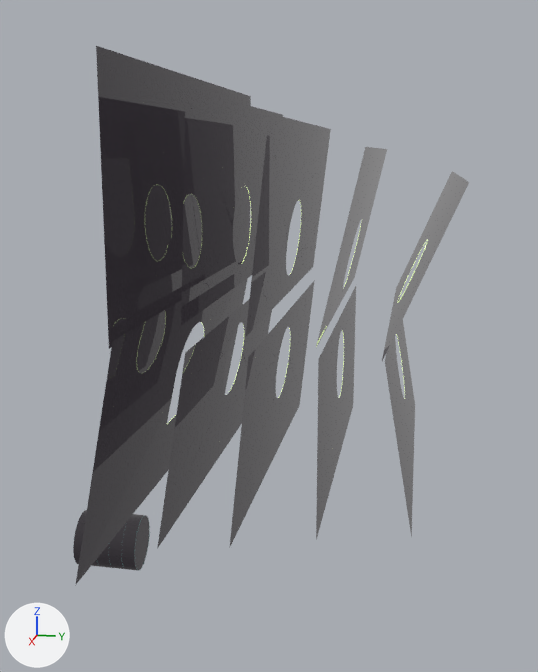
One commit to the glTF model scroll2/models/P/Tube4.glb: the scene before it, then after it.
One viewpoint serves both versions: a 50 mm lens placed at (15.59, 4.12, 3.8), pointed at (-0.2, 0.96, -0.15). Every picture has the same lights, and +X, +Y and +Z are marked at lower left. Where no turn or scale is listed for an object, it has been applied to the vertices. Vertices at the same position are counted once.

Script lines for the objects in view, before the commit:
```python
ob_cylinder = bpy.data.objects.new('Cylinder', me_cylinder)
ob_cylinder.location = (0.75, -2.54, -5.0)
ob_plane = bpy.data.objects.new('Plane', me_plane)
ob_plane.location = (0.0, -0.5, 2.73)
ob_plane.rotation_euler = (1.571, 0.0, 0.0)  # degrees (90, 0, 0)
ob_plane_005 = bpy.data.objects.new('Plane.005', me_plane_003)
ob_plane_005.location = (0.0, 0.2, -0.74)
ob_plane_005.rotation_euler = (-1.404, 0.00285, -3.141)  # degrees (-80, 0.2, -180)
ob_plane_005.scale = (0.832, 0.832, 1.16)
ob_plane_006 = bpy.data.objects.new('Plane.006', me_plane_003)
ob_plane_006.location = (0.0, 1.32, -0.76)
ob_plane_006.rotation_euler = (-1.468, 0.00285, -3.141)  # degrees (-84, 0.2, -180)
ob_plane_006.scale = (0.797, 0.797, 1.11)
ob_plane_007 = bpy.data.objects.new('Plane.007', me_plane_003)
ob_plane_007.location = (0.0, 2.59, -0.72)
ob_plane_007.rotation_euler = (1.567, 3.139, 0.000621)  # degrees (90, 180, 0)
ob_plane_007.scale = (0.744, 0.744, 1.04)
ob_plane_008 = bpy.data.objects.new('Plane.008', me_plane_003)
ob_plane_008.location = (0.0, 3.87, -0.68)
ob_plane_008.rotation_euler = (1.389, 3.139, 0.000621)  # degrees (80, 180, 0)
ob_plane_008.scale = (0.721, 0.712, 0.993)
ob_plane_009 = bpy.data.objects.new('Plane.009', me_plane)
ob_plane_009.location = (0.0, -0.85, -0.95)
ob_plane_009.rotation_euler = (-1.356, 0.00285, -3.141)  # degrees (-78, 0.2, -180)
# also in view: 'Plane.004' at (0.0, 2.89, 2.27); 'Plane.002' at (0.0, 1.6, 2.62); 'Plane.001' at (0.0, 4.23, 1.9); 'Plane.003' at (0.0, 0.45, 2.9)
```
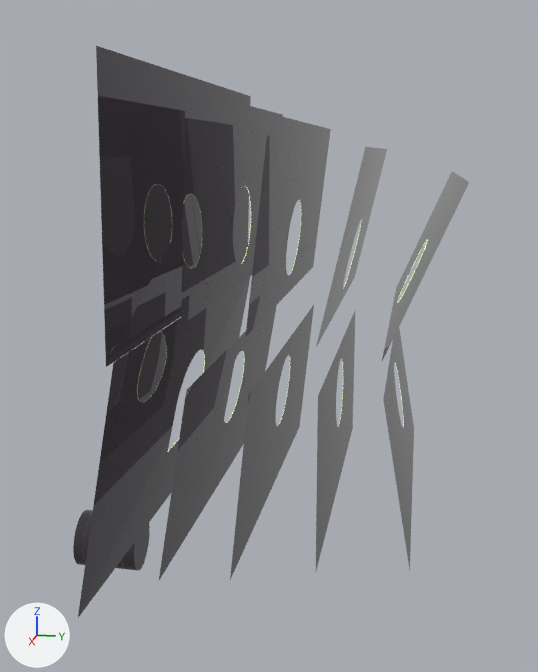
Where the change shows, as pixel boxes (x1, y1, x2, y2) in the pictures (538 x 672 px; the box of a moved part takes in the faces that stretch with it):
'Plane', reshaped: before (96, 46, 251, 349); after (96, 46, 251, 367)
'Plane.009', reshaped, moved (12% taller): before (76, 278, 248, 584); after (78, 276, 251, 618)
'Plane.005', moved: before (157, 300, 272, 549); after (159, 305, 277, 580)
'Plane.006', moved: before (230, 280, 315, 546); after (230, 305, 314, 580)
'Plane.007', moved: before (316, 286, 356, 539); after (316, 309, 356, 570)
'Plane.008', moved: before (385, 297, 415, 538); after (383, 328, 414, 569)
part 1 of me_plane, moved or reshaped: before (76, 53, 250, 583); after (78, 53, 251, 617)

What changed in the scene script:
```text
Change me_plane:
    where me_plane.from_pydata(...)  # 64 vertices, 64 faces; spans x -5.0..5.0, y -1.91..2.55, z 0.0..0.05
    used by ob_plane; location = (0.0, -0.5, 2.73); rotation_euler = (1.571, 0.0, 0.0), in degrees (90, 0, 0)
    me_plane part 1: the whole mesh is multiplied about the mesh origin by the matrix ((1.0, 0.0, -0.018), (0.0, 1.0, -6.317), (0.0, 0.0, 2.377))
Change ob_plane_009:
    ob_plane_009.location: (0.0, -0.85, -0.95) -> (0.0, -0.85, -1.6)
Change ob_plane_005:
    ob_plane_005.location: (0.0, 0.2, -0.74) -> (0.0, 0.2, -1.39)
Change ob_plane_006:
    ob_plane_006.location: (0.0, 1.32, -0.76) -> (0.0, 1.32, -1.41)
Change ob_plane_007:
    ob_plane_007.location: (0.0, 2.59, -0.72) -> (0.0, 2.59, -1.37)
Change ob_plane_008:
    ob_plane_008.location: (0.0, 3.87, -0.68) -> (0.0, 3.87, -1.33)
```
